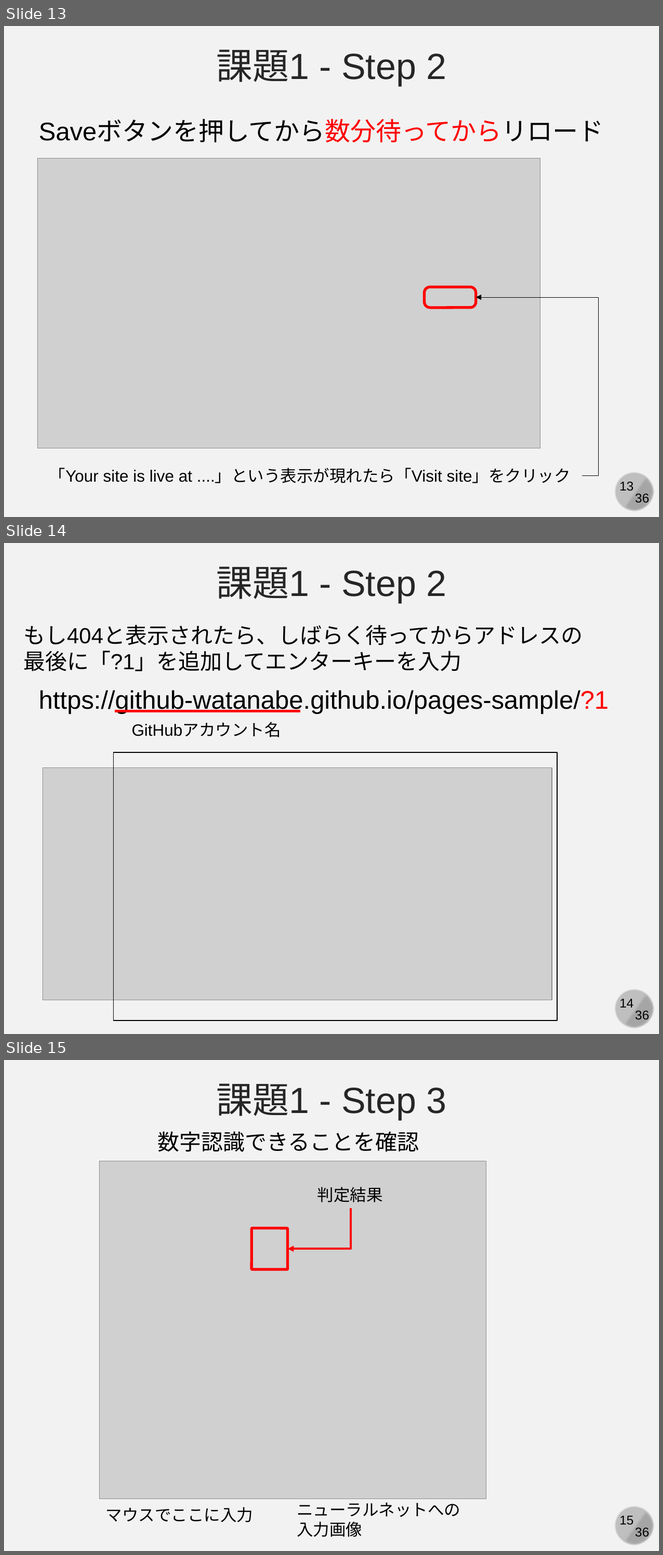
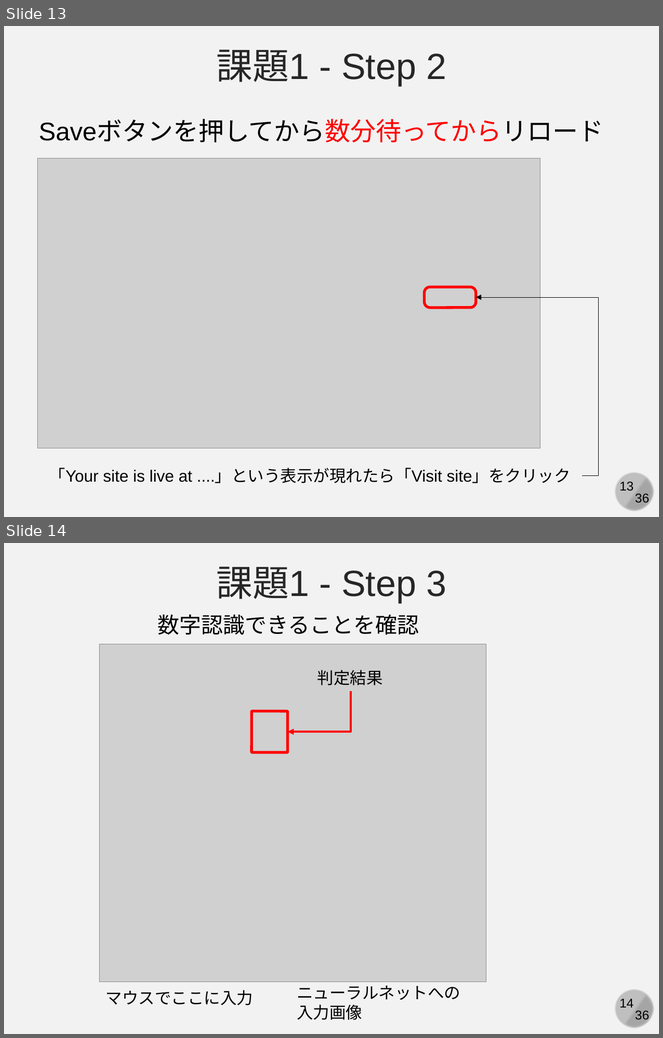
Before and after one commit to kaityo256/github, a slide deck: practice_github_advanced/fig/slide.pptx. Shown one above the other, each under a label of ours: slides 13, 14 and 15 before the commit, slides 13 and 14 after it. The pictures are 663x1555 and 663x1038 pixels, drawn with LibreOffice and Linux fonts; fonts in the diff are those of the drawing; grey boxes stand for pictures. Boxes give left, top, right and bottom in pixels: in the first picture for what was removed or moved away, otherwise in the second. Text is boxed around its words. In the diff, an @@ line names an element or a change of style, - is before the commit and + after.

```diff
--- a/practice_github_advanced/fig/slide.pptx
+++ b/practice_github_advanced/fig/slide.pptx
@@ slide 14 removed at (x1=4, y1=543, x2=659, y2=1034), background #F2F2F2; not listed: 4 template elements that a slide beside it also shows @@
@@ text removed at (x1=216, y1=566, x2=447, y2=603) @@
-課題1 - Step 2
@@ text removed at (x1=23, y1=625, x2=583, y2=671) @@
-もし404と表示されたら、しばらく待ってからアドレスの
-最後に「?1」を追加してエンターキーを入力
@@ text removed at (x1=39, y1=690, x2=609, y2=714) @@
-https://github-watanabe.github.io/pages-sample/?1
@@ line removed from (115, 711) to (301, 711) @@
@@ text removed at (x1=132, y1=723, x2=281, y2=737) @@
-GitHubアカウント名
@@ rectangle removed at (x1=113, y1=753, x2=557, y2=1021) @@
@@ picture removed at (x1=42, y1=768, x2=552, y2=1000) @@
@@ what was slide 15 is now slide 14 @@
@@ page number at (x1=620, y1=999, x2=634, y2=1008): text changed @@
-15
+14
```
Also in this commit, not shown: 3 other files.
